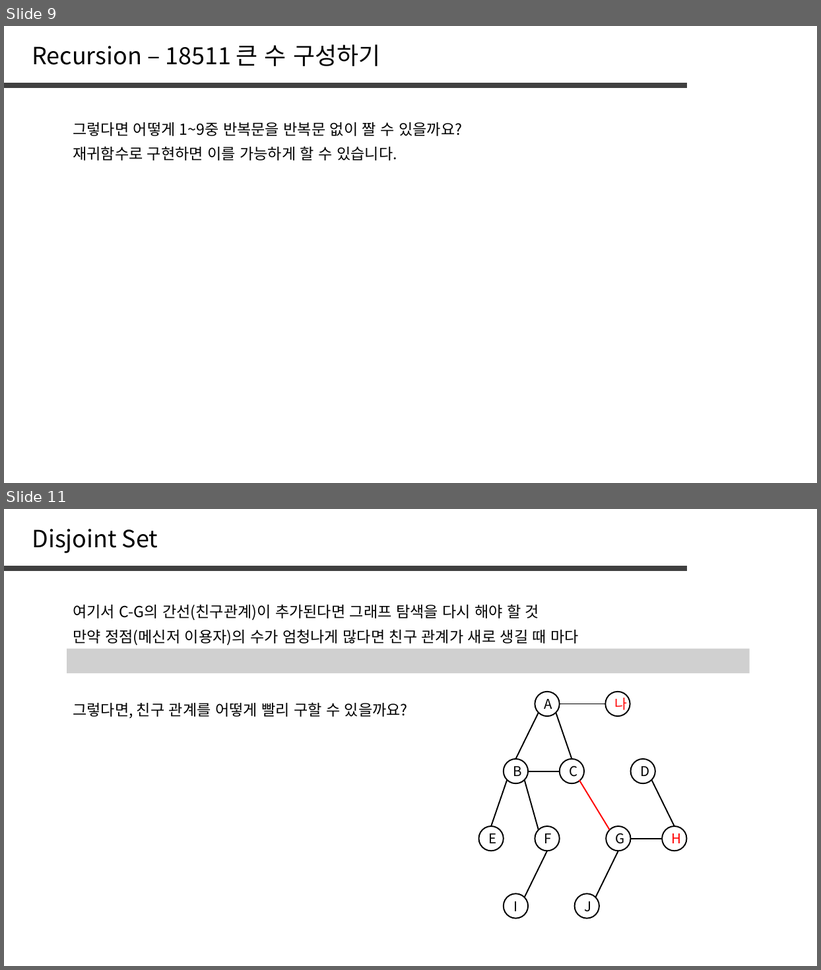
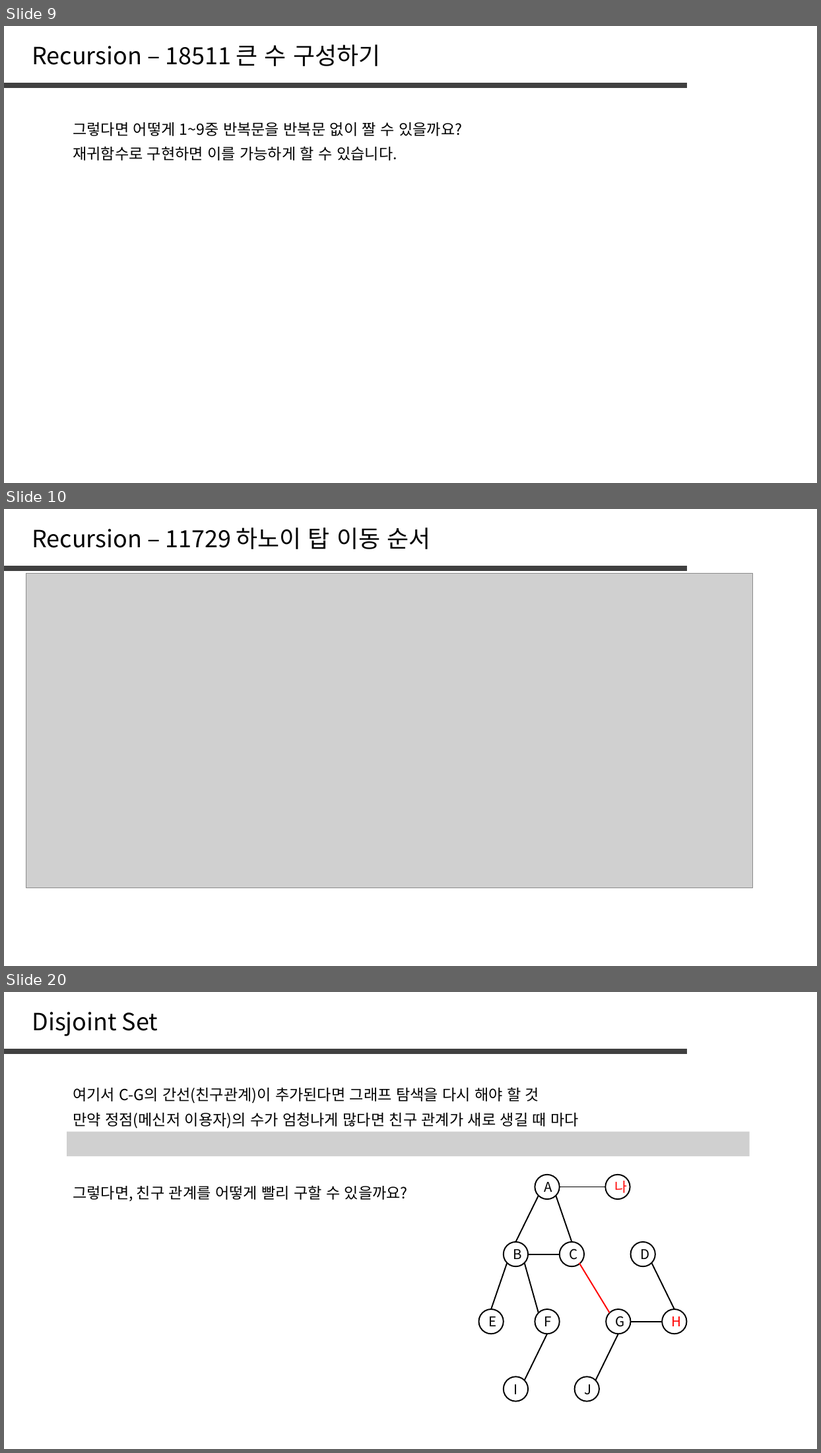
Before and after one commit to jaehoo1/PS-study, a slide deck: study/11_Recursion, Backtracking.pptx. Shown one above the other, each under a label of ours: slides 9 and 11 before the commit, slides 9, 10 and 20 after it; the slides between them are not shown. The pictures are 821x970 and 821x1453 pixels, drawn with LibreOffice and Linux fonts; fonts in the diff are those of the drawing; grey boxes stand for pictures. Boxes give left, top, right and bottom in pixels: in the first picture for what was removed or moved away, otherwise in the second. Text is boxed around its words. In the diff, an @@ line names an element or a change of style, - is before the commit and + after.

```diff
--- a/study/11_Recursion, Backtracking.pptx
+++ b/study/11_Recursion, Backtracking.pptx
@@ slide 10 added at (4,509,817,966), background #FFFFFF @@
@@ text added at (32,527,430,549), 28 pt, text #000000 @@
+Recursion – 11729 하노이 탑 이동 순서
@@ line added from (4, 568) to (687, 568), #404040 6 pt @@
@@ picture added at (26,574,753,889) @@
@@ what was slide 11 is now slide 20 @@
```
Also in this commit, not shown: 9 other slides added, 1 slide removed.
